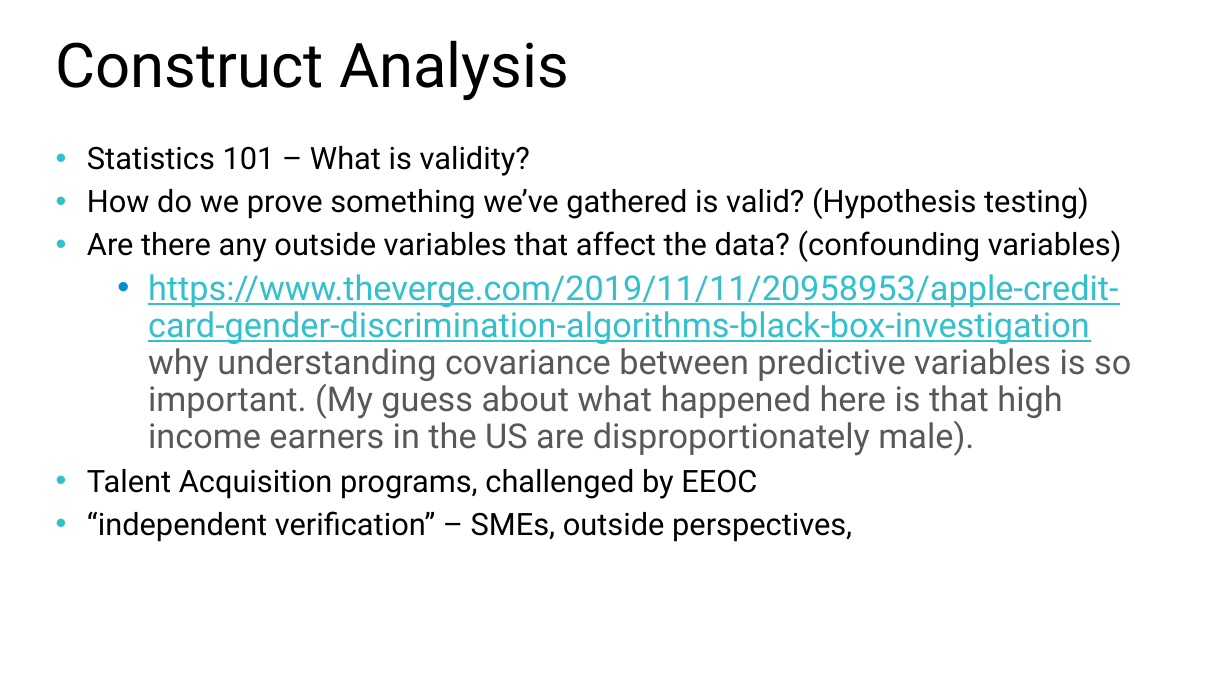
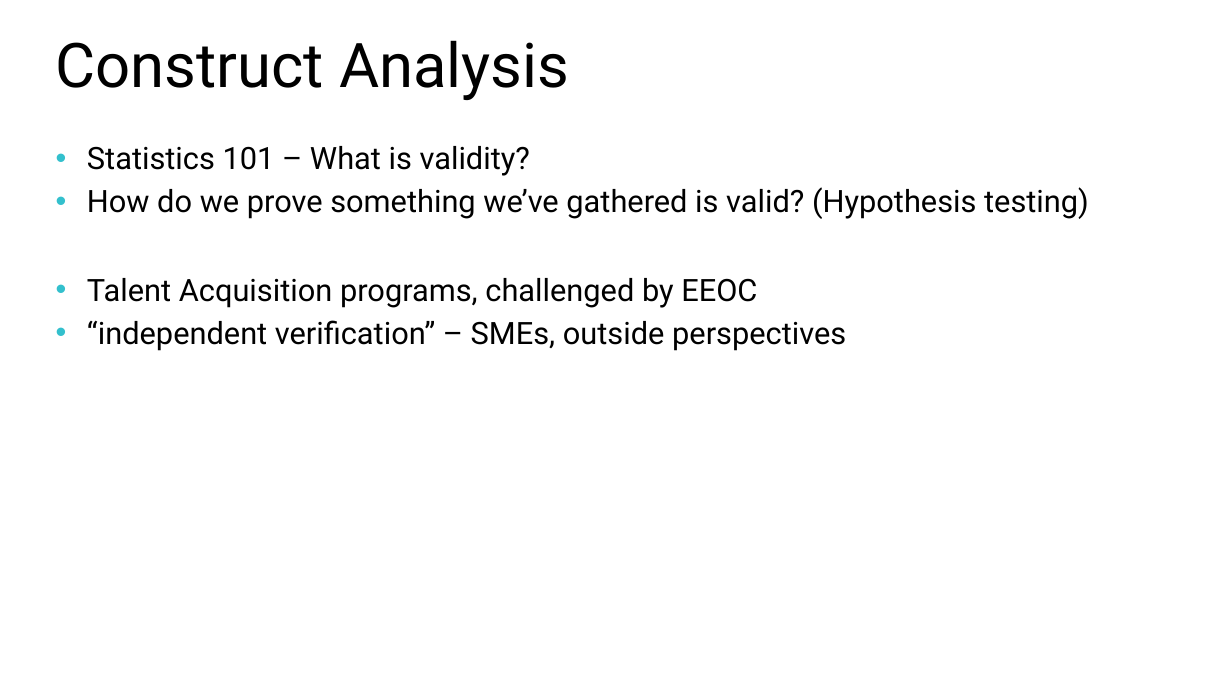
Before and after one commit to williamadba/Public-Presentations, a slide deck: slide 14 of SQLSat Baton Rouge BI 2020/Ethics in Modern Data.pptx. Drawn at 1232x693 pixels with LibreOffice and Linux fonts; fonts in the diff are those of the drawing. Boxes give left, top, right and bottom in pixels: in the first picture for what was removed or moved away, otherwise in the second. Text is boxed around its words. In the diff, an @@ line names an element or a change of style, - is before the commit and + after.

```diff
--- a/SQLSat Baton Rouge BI 2020/Ethics in Modern Data.pptx
+++ b/SQLSat Baton Rouge BI 2020/Ethics in Modern Data.pptx
@@ text at bbox=[87, 230, 1131, 456]: paragraphs removed @@
-• Are there any outside variables that affect the data? (confounding variables)
-  • https://www.theverge.com/2019/11/11/20958953/apple-credit-card-gender-discrimination-algorithms-black-box-investigation
-    why understanding covariance between predictive variables is so important. (My guess about what happened here is that high income earners in the US are disproportionately male).
@@ text at bbox=[87, 320, 846, 351]: text changed @@
-• “independent verification” – SMEs, outside perspectives,
+• “independent verification” – SMEs, outside perspectives
```
Also in this commit, not shown: 3 other slides changed, 1 slide added.
